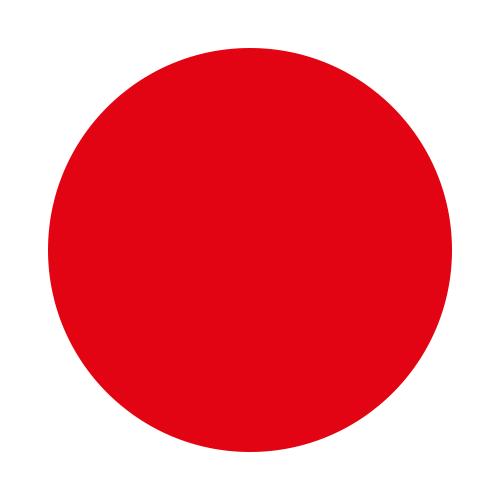
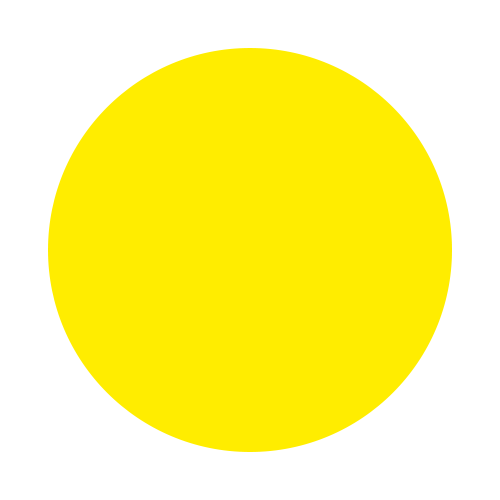
The second 500 x 500 image is a revision of the first. Changes to its layers:
painted on "Ellipse 1" over [48, 48, 452, 452]
